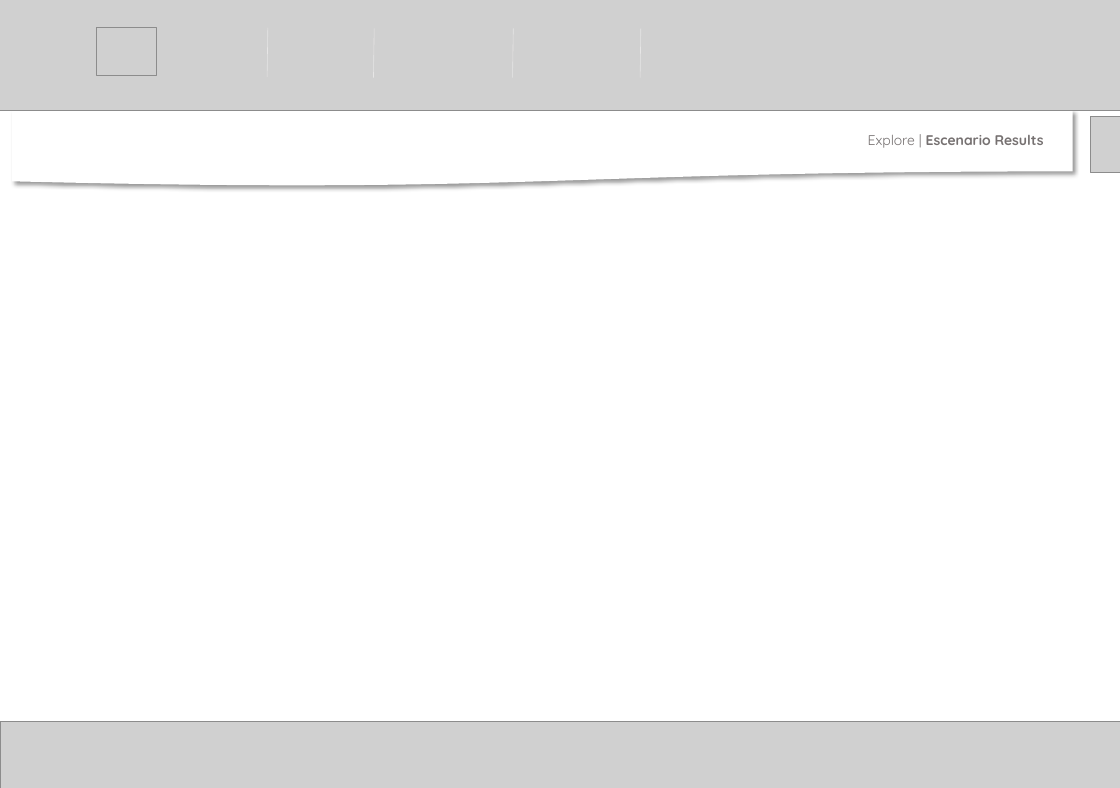
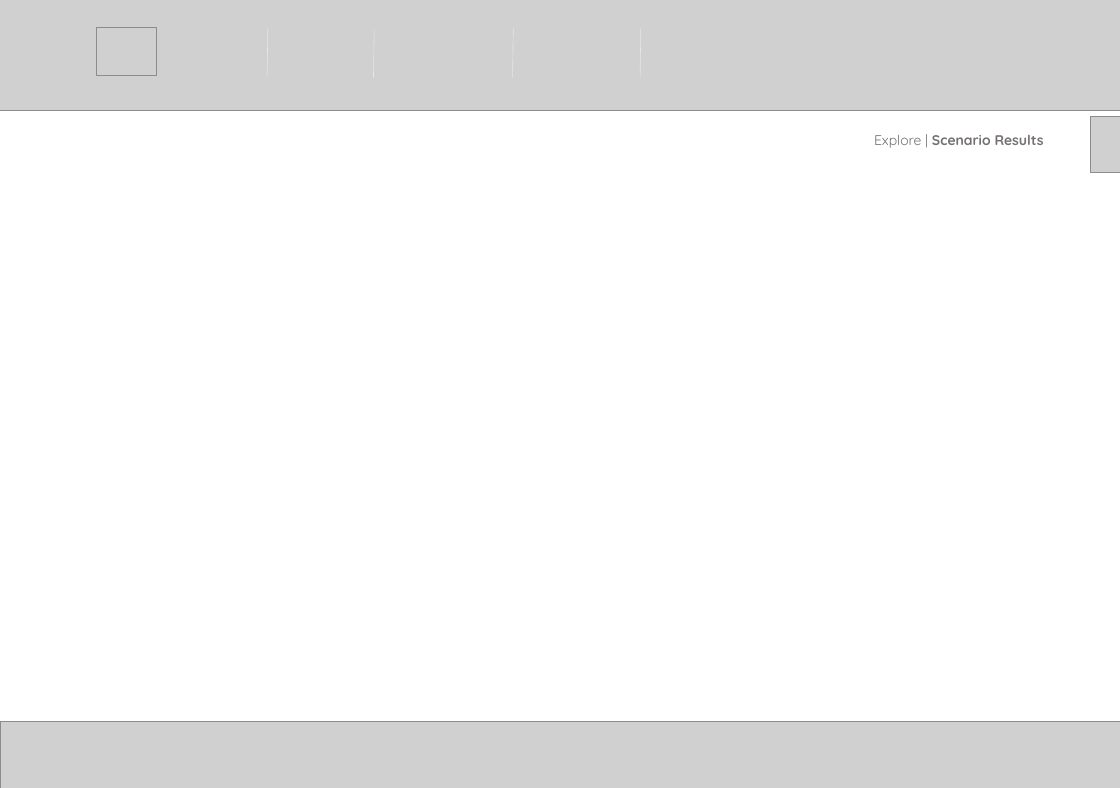
Before and after one commit to andhdo/0001_Eg_Unilever, a slide deck: slide 9 of unlvr_viz/BackGrounds/Final - V2.pptx. Drawn at 1120x788 pixels with LibreOffice and Linux fonts; fonts in the diff are those of the drawing; grey boxes stand for pictures. Boxes give left, top, right and bottom in pixels: in the first picture for what was removed or moved away, otherwise in the second. Text is boxed around its words. In the diff, an @@ line names an element or a change of style, - is before the commit and + after.

```diff
--- a/unlvr_viz/BackGrounds/Final - V2.pptx
+++ b/unlvr_viz/BackGrounds/Final - V2.pptx
@@ flow chart document removed at <box>12,111,1073,186</box> @@
@@ text at <box>874,135,1044,148</box>: text changed @@
-Explore | Escenario Results
+Explore | Scenario Results
```
Also in this commit, not shown: 7 other slides changed, 12 other files.
